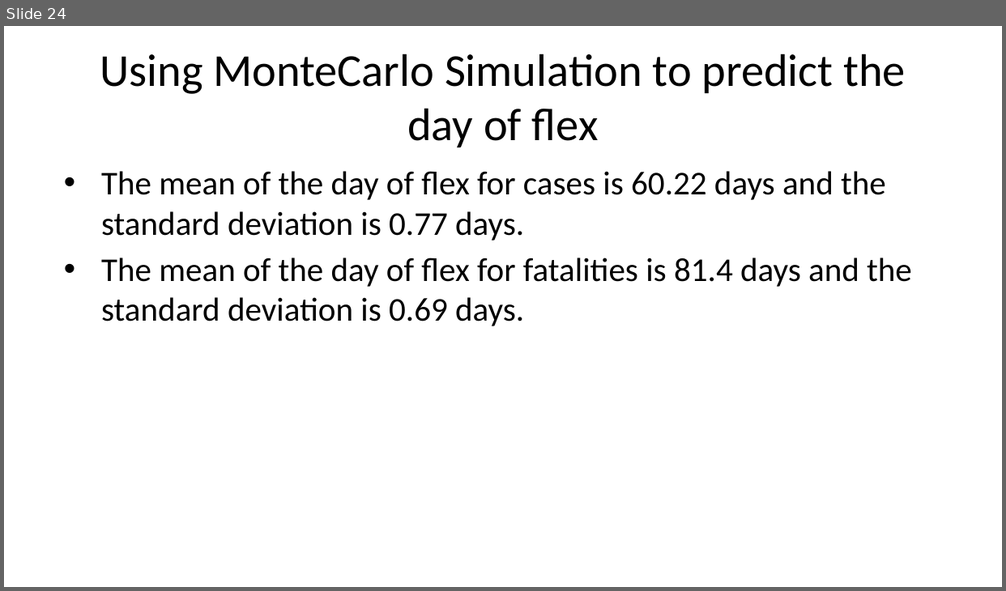
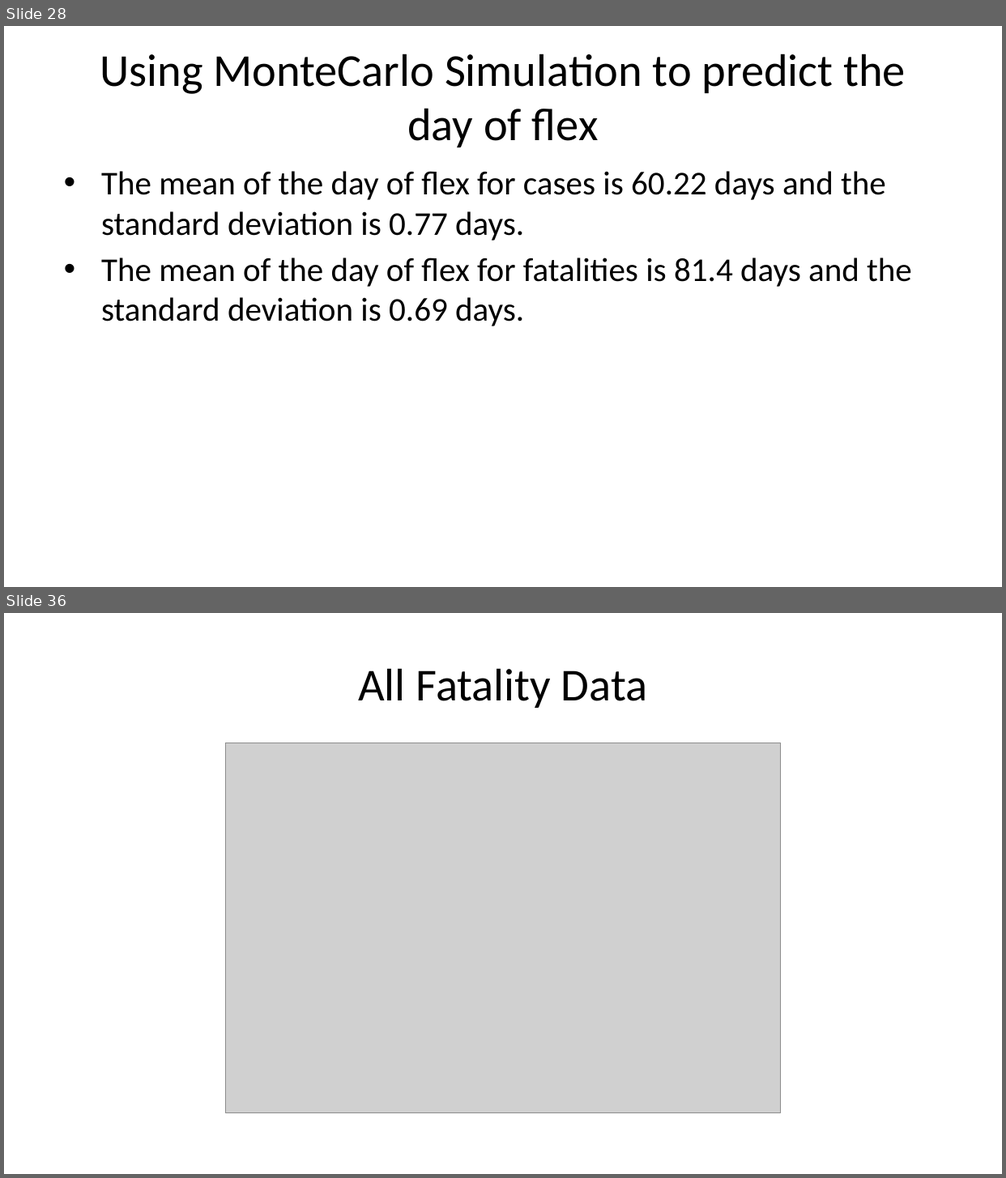
Before and after one commit to austinlackey/covid-simulations, a slide deck: main.pptx. Shown one above the other, each under a label of ours: slide 24 before the commit, slides 28 and 36 after it; the slides between them are not shown. The pictures are 1006x591 and 1006x1178 pixels, drawn with LibreOffice and Linux fonts; fonts in the diff are those of the drawing; grey boxes stand for pictures. Boxes give left, top, right and bottom in pixels: in the first picture for what was removed or moved away, otherwise in the second. Text is boxed around its words. In the diff, an @@ line names an element or a change of style, - is before the commit and + after.

```diff
--- a/main.pptx
+++ b/main.pptx
@@ slide 36 added at (4,613,1002,1174), background #FFFFFF @@
@@ title added at (358,668,648,708), 33 pt, text #000000 @@
+All Fatality Data
@@ picture added at (226,743,780,1114) @@
@@ what was slide 24 is now slide 28 @@
```
Also in this commit, not shown: 7 slides changed, 11 other slides added, 1 slide removed, 2 other files.
